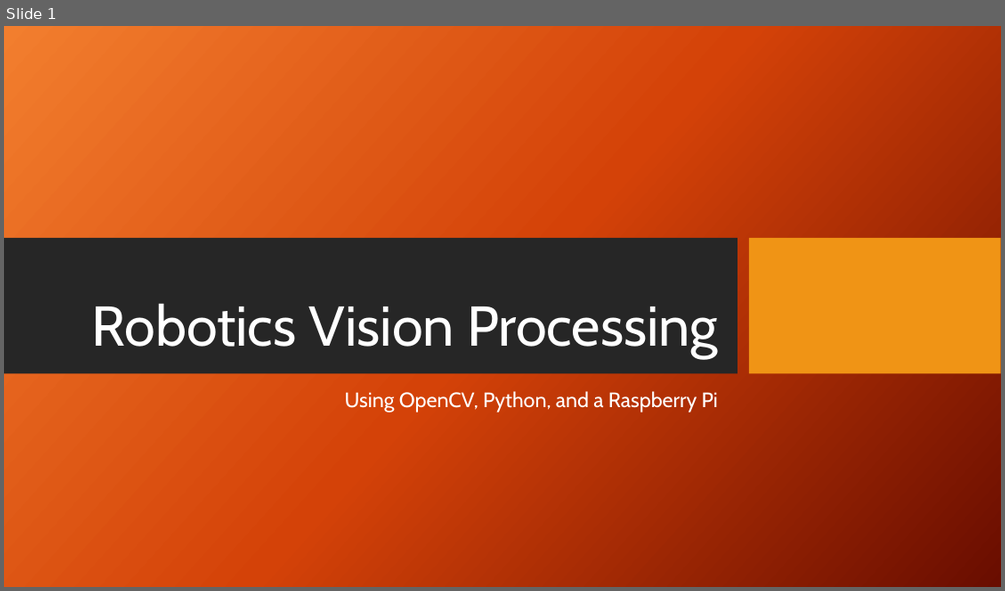
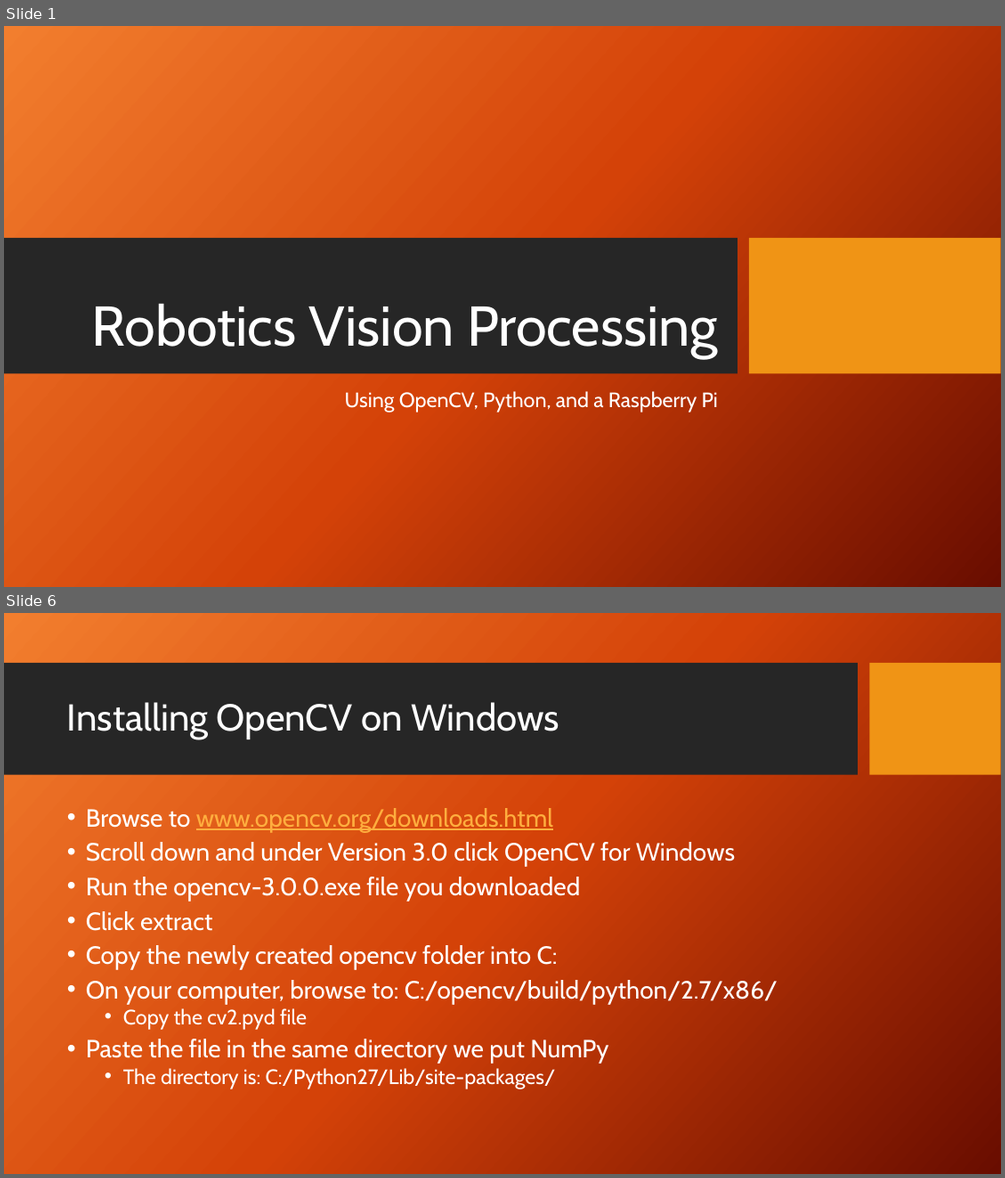
Before and after one commit to jviszlai/opencvPythonTutorial, a slide deck: PowerPoint.pptx. Shown one above the other, each under a label of ours: slide 1 before the commit, slides 1 and 6 after it; the slides between them are not shown. The pictures are 1005x591 and 1005x1178 pixels, drawn with LibreOffice and Linux fonts; fonts in the diff are those of the drawing; background and template pictures are left out. Boxes give left, top, right and bottom in pixels: in the first picture for what was removed or moved away, otherwise in the second. Text is boxed around its words. In the diff, an @@ line names an element or a change of style, - is before the commit and + after.

```diff
--- a/PowerPoint.pptx
+++ b/PowerPoint.pptx
@@ slide 6 added at [4, 613, 1001, 1174], background picture (left out) @@
@@ rectangle added at [4, 663, 858, 775], fill #262626 @@
@@ rectangle added at [870, 663, 1001, 775], fill #F09415 @@
@@ title added at [67, 702, 559, 739], 36 pt, text #FFFFFF @@
+Installing OpenCV on Windows
@@ text added at [86, 808, 777, 1089], 24 pt, text #FFFFFF @@
+• Browse to www.opencv.org/downloads.html
+• Scroll down and under Version 3.0 click OpenCV for Windows
+• Run the opencv-3.0.0.exe file you downloaded
+• Click extract
+• Copy the newly created opencv folder into C:
+• On your computer, browse to: C:/opencv/build/python/2.7/x86/
+  • Copy the cv2.pyd file
+• Paste the file in the same directory we put NumPy
+  • The directory is: C:/Python27/Lib/site-packages/
```
Also in this commit, not shown: 3 slides changed, 11 other slides added.
